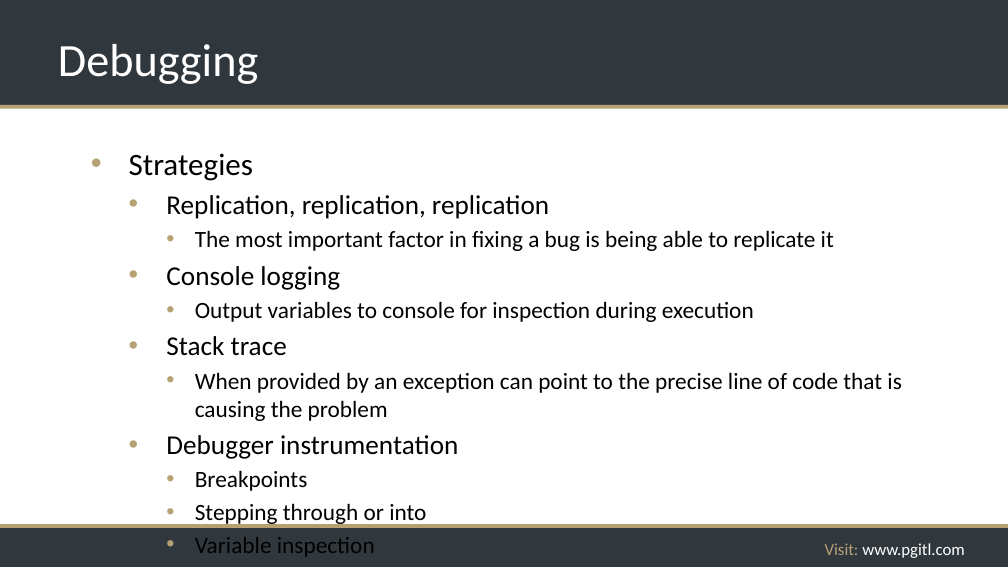
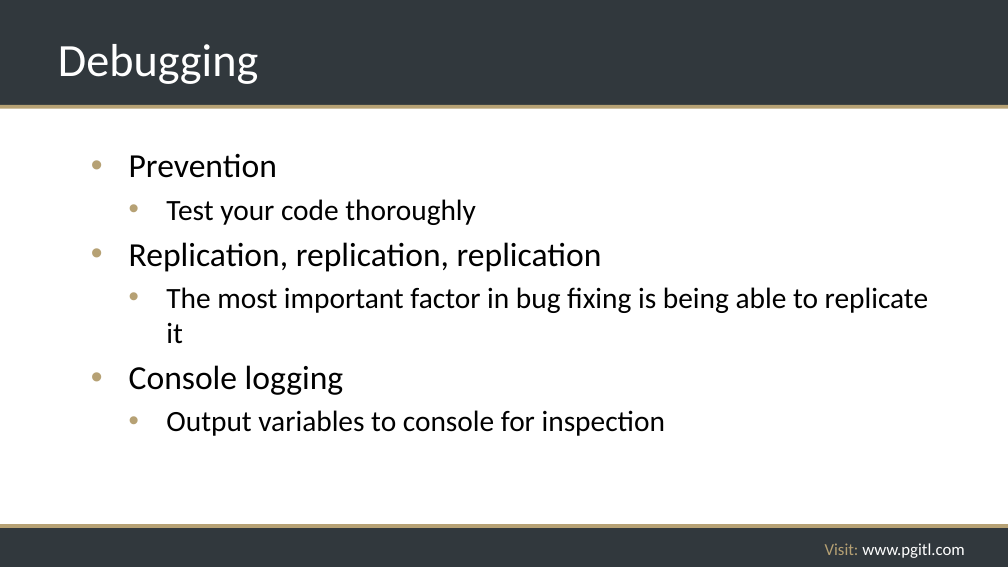
Before and after one commit to rikkouri/project-a, a slide deck: slide 142 of Programming Foundations.pptx. Drawn at 1008x567 pixels with LibreOffice and Linux fonts; fonts in the diff are those of the drawing; background and template pictures are left out. Boxes give left, top, right and bottom in pixels: in the first picture for what was removed or moved away, otherwise in the second. Text is boxed around its words. In the diff, an @@ line names an element or a change of style, - is before the commit and + after.

```diff
--- a/Programming Foundations.pptx
+++ b/Programming Foundations.pptx
@@ text at bbox=[129, 153, 476, 225]: text changed; size 29.6 to 28 pt @@
-• Strategies
+• Prevention
+  • Test your code thoroughly
@@ text at bbox=[129, 242, 602, 395]: size 25.9 to 32 pt in "Replication, replication, replication", "Console logging"; list level 2 to 1 in "Replication, replication, replication"; list level 2 to 1 in "Console logging" @@
@@ text at bbox=[166, 287, 928, 344]: text changed; size 22.2 to 28 pt @@
-    • The most important factor in fixing a bug is being able to replicate it
+  • The most important factor in bug fixing is being able to replicate it
@@ text at bbox=[166, 410, 665, 436]: text changed; size 22.2 to 28 pt @@
-    • Output variables to console for inspection during execution
-  • Stack trace
-    • When provided by an exception can point to the precise line of code that is causing the problem
-  • Debugger instrumentation
-    • Breakpoints
-    • Stepping through or into
-    • Variable inspection
+  • Output variables to console for inspection
```
Also in this commit, not shown: 4 other slides changed, 1 slide added, 2 other files.
